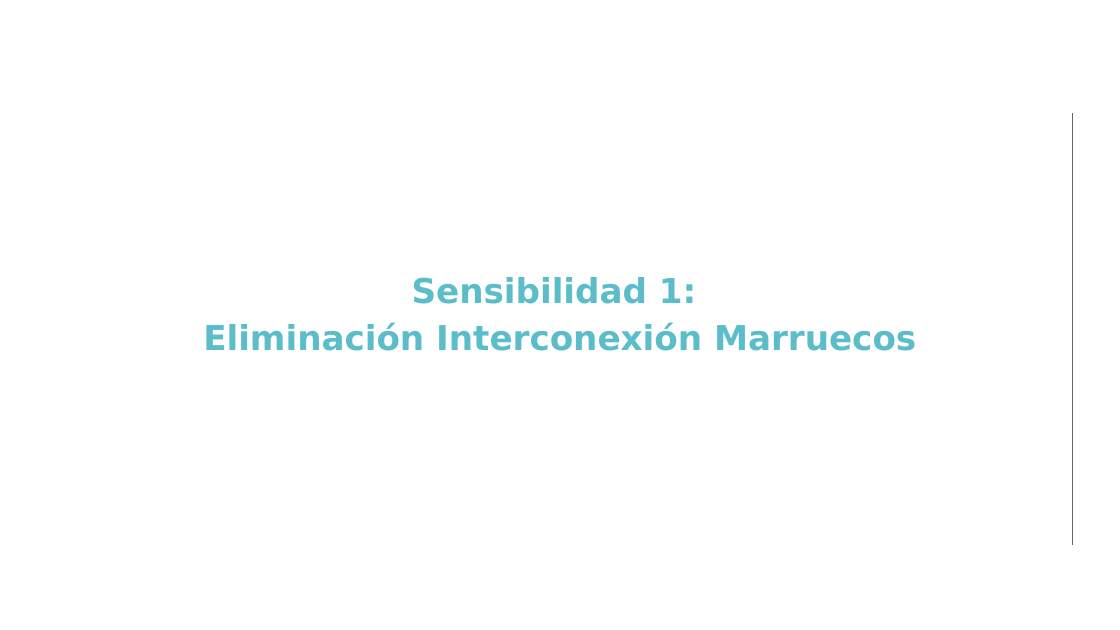
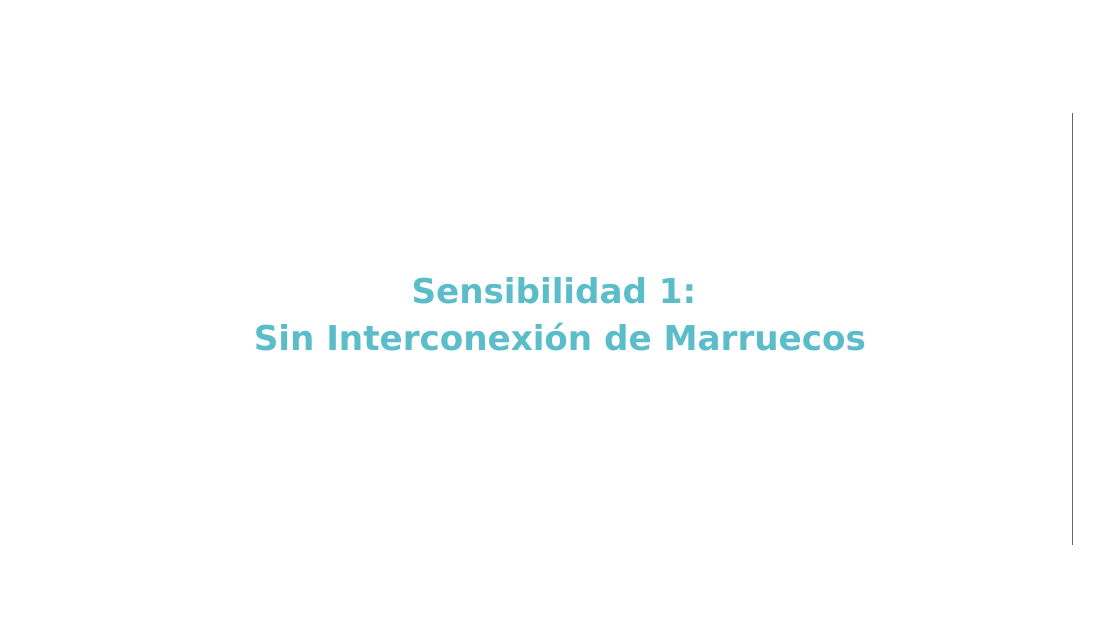
Before and after one commit to anabatres28-png/Dispatching-Project-in-PypSA, a slide deck: slide 27 of hojas_de_datos/presentación.pptx (slide 31 before the commit). Drawn at 1120x630 pixels with LibreOffice and Linux fonts; fonts in the diff are those of the drawing; background and template pictures are left out. Boxes give left, top, right and bottom in pixels: in the first picture for what was removed or moved away, otherwise in the second. Text is boxed around its words. In the diff, an @@ line names an element or a change of style, - is before the commit and + after.

```diff
--- a/hojas_de_datos/presentación.pptx
+++ b/hojas_de_datos/presentación.pptx
@@ text at (254, 323, 866, 351): text changed @@
-Eliminación Interconexión Marruecos
+Sin Interconexión de Marruecos
```
Also in this commit, not shown: 11 other slides changed, 49 slides added, 47 slides removed, 22 other files.
